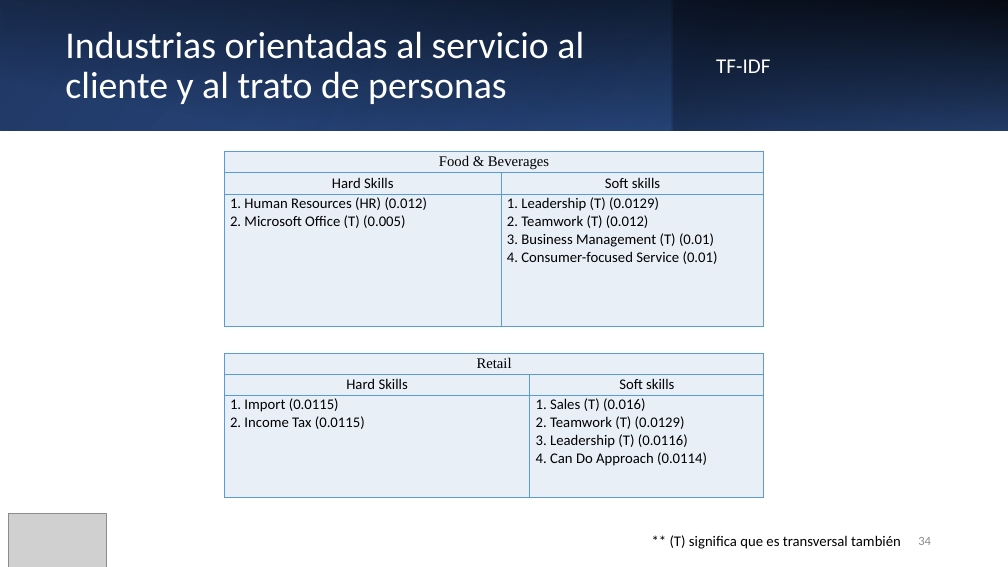
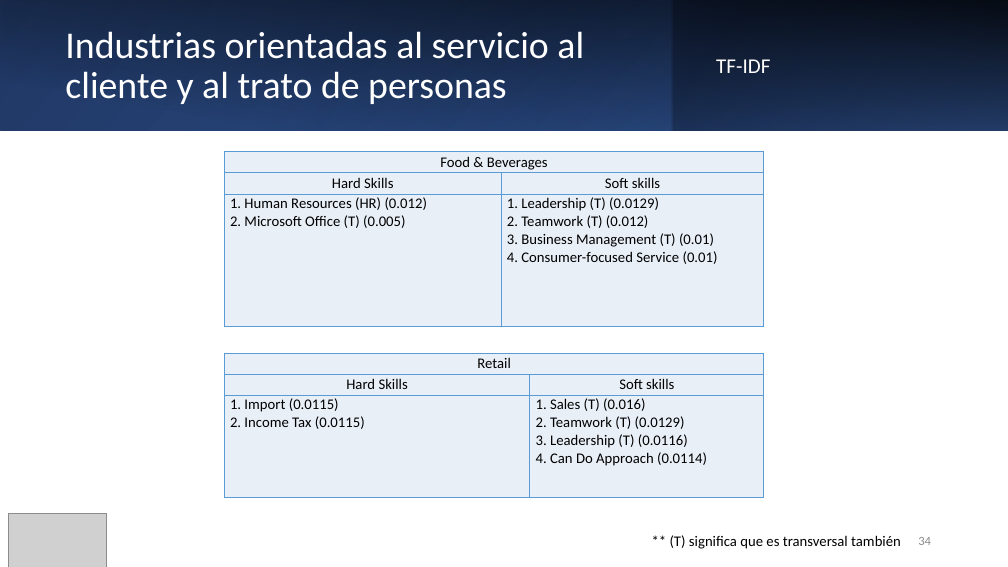
Before and after one commit to JFNebel/ecuadorian-graduates-workforce-mobility, a slide deck: slide 34 of Entrega/ICD_Final.pptx. Drawn at 1008x567 pixels with LibreOffice and Linux fonts; fonts in the diff are those of the drawing; grey boxes stand for pictures. Boxes give left, top, right and bottom in pixels: in the first picture for what was removed or moved away, otherwise in the second. Text is boxed around its words. In the diff, an @@ line names an element or a change of style, - is before the commit and + after.

```diff
--- a/Entrega/ICD_Final.pptx
+++ b/Entrega/ICD_Final.pptx
@@ table at (225, 151, 765, 326) @@
@@ font Times New Roman to Calibri in "Food & Beverages" @@
@@ table at (225, 353, 765, 498) @@
@@ font Times New Roman to Calibri in "Retail" @@
```
Also in this commit, not shown: 6 other slides changed, 15 other files.
